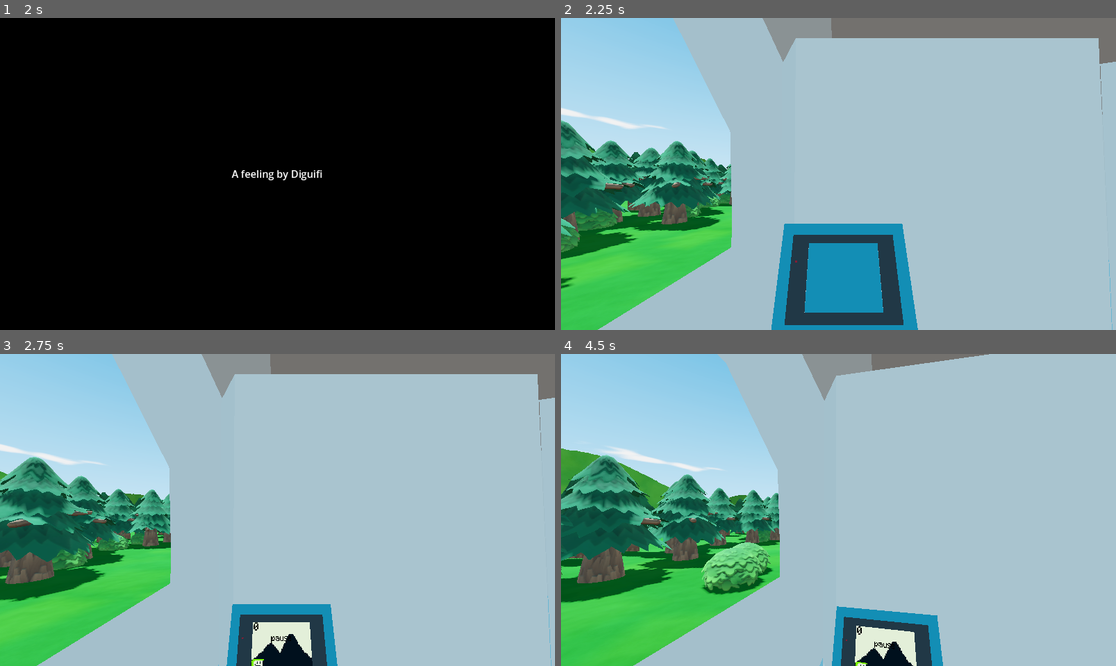
Above: before the commit, frames 1-4 (two rows, left to right).
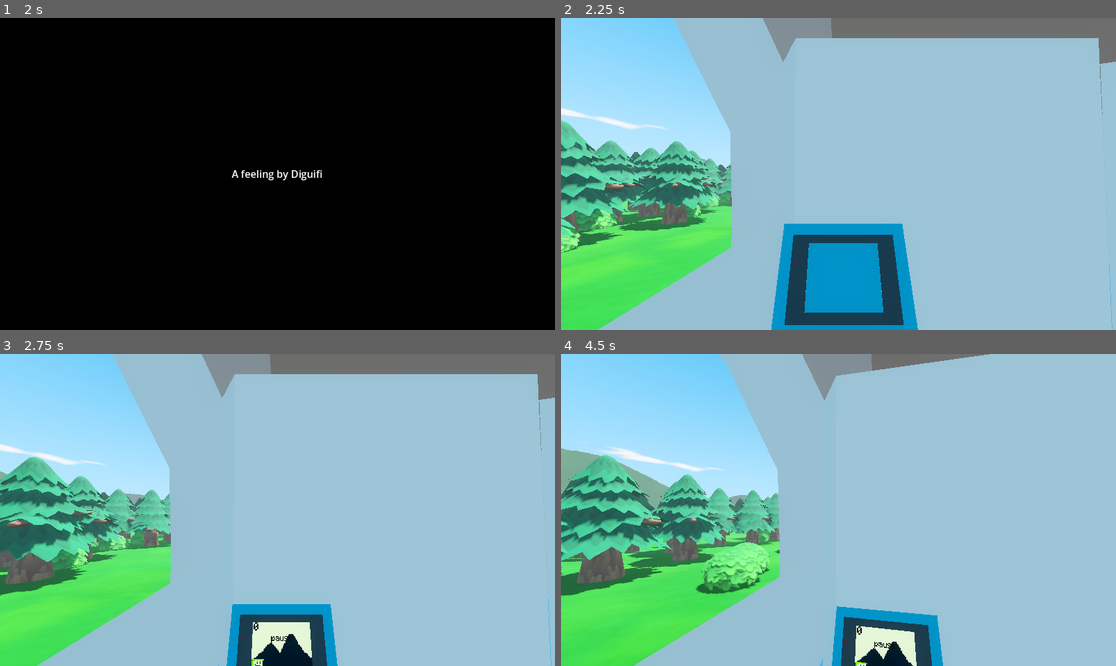
Above: after the commit, the same moments.

Repository: diguifi/were-just-old-kids
Game: Godot game, scene res://main.tscn
Same seed, same stepped clock (60 frames per second), same inputs: the game is played once before the commit and once after it. Sound files missing from this copy of the repository are replaced by a short silence.
Inputs (mouse positions are in pixels of both pictures, inside the frame that each line leads up to):
- Up to frame 1 (2 s): tap Enter (ui_accept) at 0.5, 0.77, 1.25, 1.52 s; move the mouse to (305, 174) at 0.52 s; hold Up (ui_up) from 0.53 s (still down); tap Ctrl (crouch) at 0.6 s; move the mouse to (249, 174) at 1.27 s; tap Shift (sprint) at 1.35 s
- Up to frame 2 (2.25 s): keep holding Up (ui_up); tap Enter (ui_accept) at 2 s; move the mouse to (849, 167) at 2.02 s; tap Ctrl (crouch) at 2.1 s
- Up to frame 3 (2.75 s): keep holding Up (ui_up)
- Up to frame 4 (4.5 s): keep holding Up (ui_up); move the mouse to (832, 516) at 2.77 s; tap Shift (sprint) at 2.85, 4.35 s; tap Enter (ui_accept) at 3.02, 3.77 s; move the mouse to (877, 513) at 3.52 s; tap Ctrl (crouch) at 3.6 s; move the mouse to (794, 506) at 4.27 s

Frame 1 is identical in both runs. In frame 2, 13% of the frame differs, in the area x 0-99%, y 33-100%; in frame 3, 13%; in frame 4, 17%, in the area x 0-56%, y 30-100%.

Commit message:
Fix visuals for web exports

Diff:
--- a/globals.gd
+++ b/globals.gd
@@ -1,5 +1,7 @@
 extends Node
 
+var low_battery = false
+var gb_off = false
 var level = 0
 var world_speed = 5
 var road_trip_head_rotation = Vector3(0,0,0)
@@ -13,5 +15,4 @@
 	return (level == 1) and (Globals.road_trip_head_rotation.y >= -0.3 and Globals.road_trip_head_rotation.x > -0.4 and Globals.road_trip_head_rotation.x < 0.14)
 
 func calculate_looking_at_city():
-	print(Globals.road_trip_head_rotation)
 	return (level == 2) and (Globals.alcancou_vista and (Globals.road_trip_head_rotation.y >= 0.3 and Globals.road_trip_head_rotation.y < 1.4 and Globals.road_trip_head_rotation.x > -0.5 and Globals.road_trip_head_rotation.x < 0.5))
--- a/managers/game_boy.gd
+++ b/managers/game_boy.gd
@@ -2,9 +2,12 @@
 
 @onready var animation = $AnimationPlayer
 var proximo = false
+var battery_duration = 30
+var current_battery = 0
 
 # Called every frame. 'delta' is the elapsed time since the previous frame.
 func _physics_process(delta):
+	handle_battery(delta)
 	if Globals.looking_at_gb:
 		approximate_gb()
 	else:
@@ -19,3 +22,8 @@
 	if proximo:
 		proximo = false
 		animation.play_backwards("aproximar")
+
+func handle_battery(delta):
+	current_battery += delta
+	Globals.low_battery = current_battery > battery_duration/2
+	Globals.gb_off = current_battery > battery_duration
--- a/managers/music_manager.gd
+++ b/managers/music_manager.gd
@@ -60,7 +60,7 @@
 		playing_happy = true
 		fading = true
 		fades_anim.play("fade_in_happy")
-	if !Globals.calculate_looking_at_city() and playing_happy:
+	if (!Globals.calculate_looking_at_city() and playing_happy) and !Globals.sprite_visible:
 		playing_happy = false
 		fading = true
 		fades_anim.play("fade_out_happy")
--- a/project.godot
+++ b/project.godot
@@ -68,3 +68,8 @@
 "deadzone": 0.5,
 "events": []
 }
+
+[rendering]
+
+renderer/rendering_method="gl_compatibility"
+renderer/rendering_method.mobile="gl_compatibility"
--- a/scenes/gameboy_game.gd
+++ b/scenes/gameboy_game.gd
@@ -6,6 +6,7 @@
 @onready var pause_label = $Pause
 @onready var jump_sound = $Jump
 @onready var hurt_sound = $Hurt
+@onready var battery = $Battery
 var jumping = false
 var jump_time = 0
 var max_jump_time = 0.6
@@ -21,14 +22,17 @@
 # Called when the node enters the scene tree for the first time.
 func _ready():
 	sprite.play("default")
+	battery.play("default")
 	height = sprite.sprite_frames.get_frame_texture('default', 0).get_height() * sprite.scale.x
 
 # Called every frame. 'delta' is the elapsed time since the previous frame.
 func _process(delta):
-	handle_pause(delta)
-	if !is_paused:
-		handle_jumping(delta)
-		handle_hurt(delta)
+	handle_battery()
+	if !Globals.gb_off:
+		handle_pause(delta)
+		if !is_paused:
+			handle_jumping(delta)
+			handle_hurt(delta)
 
 func handle_jumping(delta):
 	if Input.is_action_just_pressed("ui_accept") and !jumping:
@@ -78,3 +82,7 @@
 func add_points():
 	points += points_step
 	points_label.text = str(points)
+
+func handle_battery():
+	battery.visible = Globals.low_battery
+	visible = !Globals.gb_off
--- a/scenes/home_office.tscn
+++ b/scenes/home_office.tscn
@@ -212,6 +212,7 @@
 light_color = Color(1, 0.952941, 0.929412, 1)
 light_energy = 1.5
 shadow_enabled = true
+directional_shadow_mode = 1
 
 [node name="Apartment" type="Node" parent="."]
 
--- a/scenes/road_trip.gd
+++ b/scenes/road_trip.gd
@@ -1,13 +1,12 @@
 extends Node
 
-@onready var end_audio = $AudioStreamPlayer
+@onready var end_audio = $KeyboardAudio
 var time_looking_at_sprite = 0
 var time_to_show_sprite = 5
-var time_playing_level = 0
-var time_to_next_level = 20
 var called_new_level = false
 var time_keyboard = 0
 var time_to_start_keyboard = 10
+var end_audio_playing = false
 
 func _ready() -> void:
 	Globals.level = 1
@@ -17,9 +16,6 @@
 	calculate_looking_at_sprite(delta)
 	if Globals.sprite_visible:
 		play_keyboard(delta)
-		time_playing_level += delta
-		if time_playing_level > time_to_next_level:
-			change_level()
 
 func calculate_looking_at_sprite(delta):
 	Globals.looking_at_gb = Globals.road_trip_head_rotation.y < -1.2 and Globals.road_trip_head_rotation.x < -0.1
@@ -39,5 +35,9 @@
 func play_keyboard(delta):
 	time_keyboard += delta
 	if time_keyboard > time_to_start_keyboard:
-		if !end_audio.playing:
+		if !end_audio_playing:
+			end_audio_playing = true
 			end_audio.play()
+
+func _on_keyboard_audio_finished() -> void:
+	change_level()
--- a/scenes/road_trip.tscn
+++ b/scenes/road_trip.tscn
@@ -35,10 +35,13 @@
 environment = ExtResource("2_me8cy")
 
 [node name="DirectionalLight3D" type="DirectionalLight3D" parent="."]
-transform = Transform3D(-0.866025, -0.433013, 0.25, 0, 0.5, 0.866025, -0.5, 0.75, -0.433013, 0, 0, 0)
+transform = Transform3D(-0.866025, -0.433013, 0.25, 0.310047, -0.0728067, 0.947929, -0.392264, 0.898443, 0.197307, 0, 4.28513, -3.48993)
 light_color = Color(1, 0.952941, 0.929412, 1)
 light_energy = 1.5
 shadow_enabled = true
+directional_shadow_mode = 1
+directional_shadow_fade_start = 0.0
+sky_mode = 1
 
 [node name="Car" type="MeshInstance3D" parent="."]
 transform = Transform3D(1, 0, 0, 0, 1, 0, 0, 0, 1, 1.811, 0.428, 1.51)
@@ -69,5 +72,8 @@
 [node name="Spawner" parent="." instance=ExtResource("9_pfc38")]
 transform = Transform3D(1, 0, 0, 0, 1, 0, 0, 0, 1, 15.874, 0, -3.427)
 
-[node name="AudioStreamPlayer" type="AudioStreamPlayer" parent="."]
+[node name="KeyboardAudio" type="AudioStreamPlayer" parent="."]
 stream = ExtResource("10_quudc")
+volume_db = -5.0
+
+[connection signal="finished" from="KeyboardAudio" to="." method="_on_keyboard_audio_finished"]
--- a/scenes/tiny_runner2D.tscn
+++ b/scenes/tiny_runner2D.tscn
@@ -9,6 +9,7 @@
 [ext_resource type="FontFile" uid="uid://xyk345wiahq4" path="res://assets/fonts/pixel.ttf" id="7_0mkfj"]
 [ext_resource type="AudioStream" uid="uid://i1eg26dl1jqs" path="res://assets/sfx/Jump.wav" id="8_j80gl"]
 [ext_resource type="AudioStream" uid="uid://cdda1ann6ahfb" path="res://assets/sfx/Bump.wav" id="9_ucq0r"]
+[ext_resource type="Texture2D" uid="uid://cgpiy0b4bdo7j" path="res://assets/gb/battery.png" id="10_ax5wo"]
 
 [sub_resource type="AtlasTexture" id="AtlasTexture_myiss"]
 atlas = ExtResource("1_l0ibj")
@@ -59,6 +60,28 @@
 
 [sub_resource type="RectangleShape2D" id="RectangleShape2D_n3n8h"]
 size = Vector2(0.857141, 10.5714)
+
+[sub_resource type="AtlasTexture" id="AtlasTexture_x0yt2"]
+atlas = ExtResource("10_ax5wo")
+region = Rect2(0, 0, 16, 10)
+
+[sub_resource type="AtlasTexture" id="AtlasTexture_fnjyn"]
+atlas = ExtResource("10_ax5wo")
+region = Rect2(16, 0, 16, 10)
+
+[sub_resource type="SpriteFrames" id="SpriteFrames_lt4w7"]
+animations = [{
+"frames": [{
+"duration": 1.0,
+"texture": SubResource("AtlasTexture_x0yt2")
+}, {
+"duration": 1.0,
+"texture": SubResource("AtlasTexture_fnjyn")
+}],
+"loop": true,
+"name": &"default",
+"speed": 1.0
+}]
 
 [node name="TinyRunner2D" type="Node2D"]
 script = ExtResource("1_yv4ef")
@@ -131,3 +154,10 @@
 [node name="Hurt" type="AudioStreamPlayer" parent="."]
 stream = ExtResource("9_ucq0r")
 volume_db = -15.0
+
+[node name="Battery" type="AnimatedSprite2D" parent="."]
+visible = false
+texture_filter = 1
+position = Vector2(380, 49)
+scale = Vector2(7, 7)
+sprite_frames = SubResource("SpriteFrames_lt4w7")
--- a/world_env.tres
+++ b/world_env.tres
@@ -9,12 +9,16 @@
 ambient_light_source = 3
 reflected_light_source = 2
 tonemap_mode = 2
-tonemap_exposure = 0.9
-tonemap_white = 1.2
-ssao_enabled = true
+tonemap_exposure = 0.7
+tonemap_white = 0.9
 sdfgi_use_occlusion = true
 glow_enabled = true
-volumetric_fog_enabled = true
+glow_intensity = 0.4
+glow_bloom = 0.2
+fog_enabled = true
+fog_light_energy = 1.3
 volumetric_fog_density = 0.007
 volumetric_fog_emission = Color(1, 1, 1, 1)
 volumetric_fog_sky_affect = 0.0
+adjustment_enabled = true
+adjustment_saturation = 1.3
Binary file added: assets/gb/battery.png
Not shown, added: assets/gb/battery.png.import
Not shown, changed: assets/sfx/keyboard.wav.import
Not shown: 1 places in scenes/tiny_runner2D.tscn that only renumber resources
Not shown, changed: .gitignore
Not shown, added: managers/gam8C58.tmp
